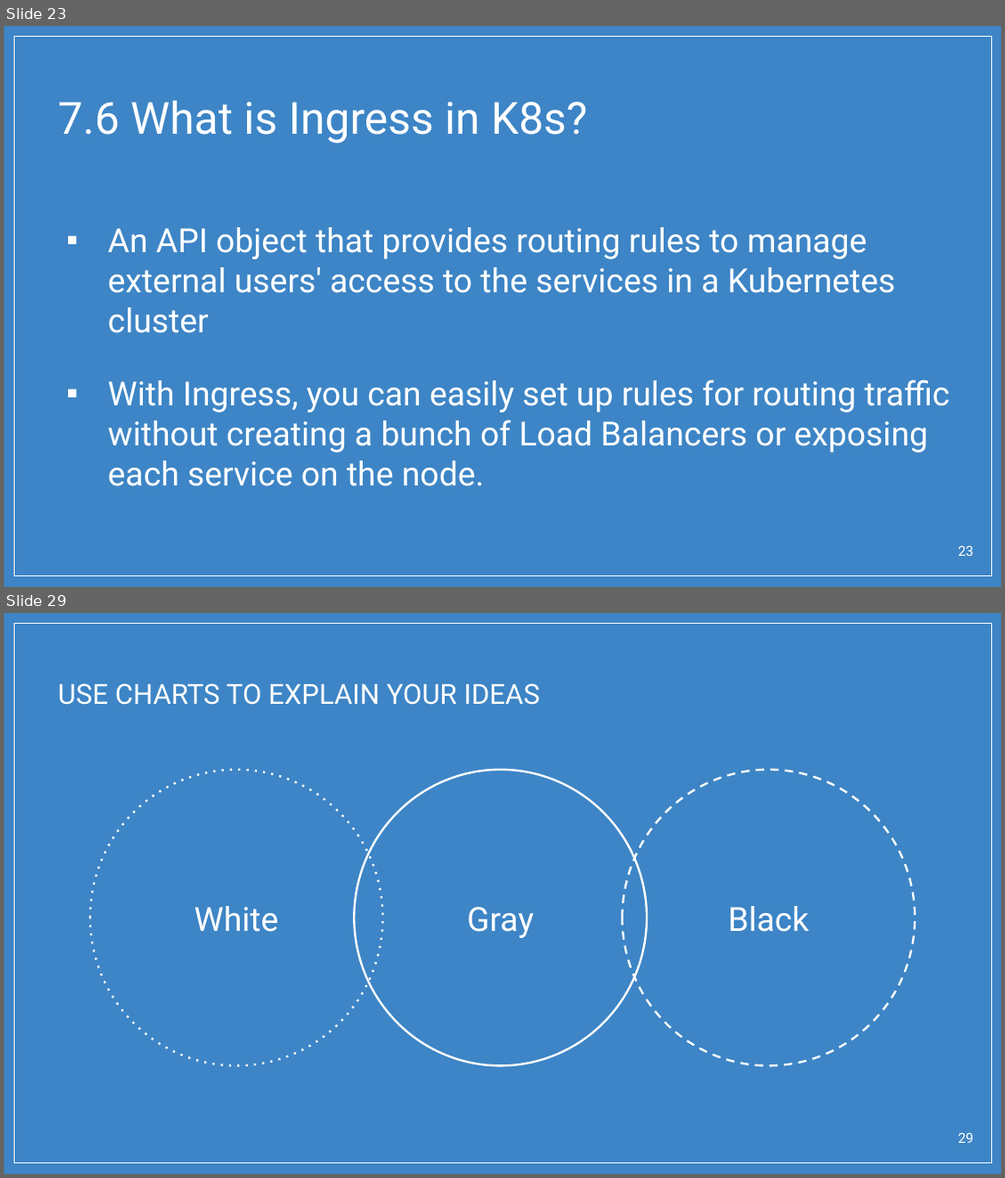
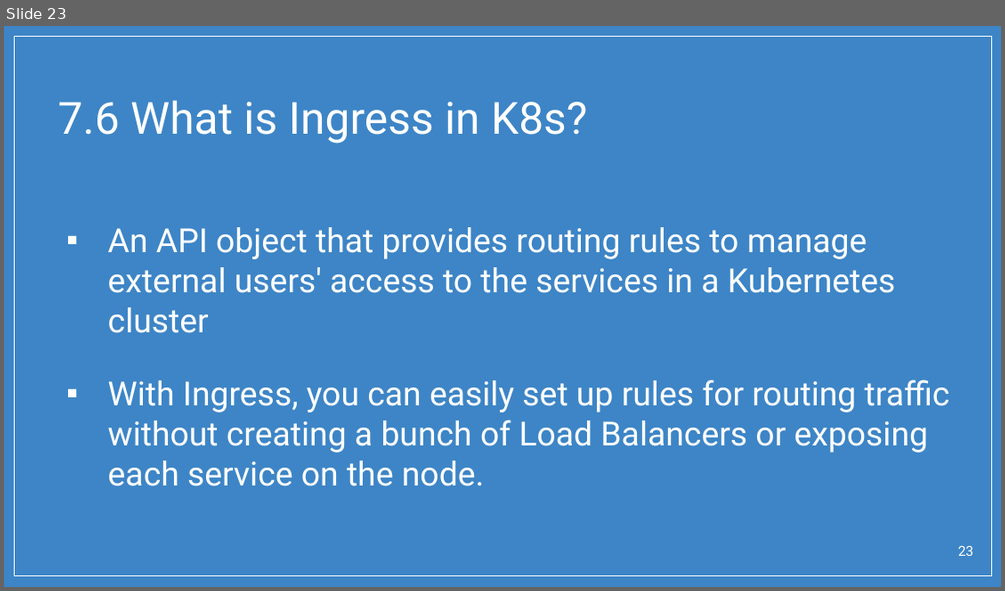
Before and after one commit to BrianChen0527/postgreSQL, a slide deck: ASUS_Docker_bootcamp/Docker Quiz.pptx. Shown one above the other, each under a label of ours: slides 23 and 29 before the commit, slide 23 after it; the slides between them are not shown. The pictures are 1005x1178 and 1005x591 pixels, drawn with LibreOffice and Linux fonts; fonts in the diff are those of the drawing; background and template pictures are left out. Boxes give left, top, right and bottom in pixels: in the first picture for what was removed or moved away, otherwise in the second. Text is boxed around its words. In the diff, an @@ line names an element or a change of style, - is before the commit and + after.

```diff
--- a/ASUS_Docker_bootcamp/Docker Quiz.pptx
+++ b/ASUS_Docker_bootcamp/Docker Quiz.pptx
@@ slide 29 removed at <box>4,613,1001,1174</box>, background picture (left out); not listed: 1 template element that a slide beside it also shows @@
@@ title removed at <box>58,683,540,705</box> @@
-USE CHARTS TO EXPLAIN YOUR IDEAS
@@ ellipse removed at <box>89,770,383,1065</box> @@
-White
@@ ellipse removed at <box>354,770,647,1065</box> @@
-Gray
@@ ellipse removed at <box>622,770,915,1065</box> @@
-Black
@@ page number removed at <box>958,1133,973,1143</box> @@
-29
```
Also in this commit, not shown: 7 slides added, 32 other slides removed, 1 other file.
